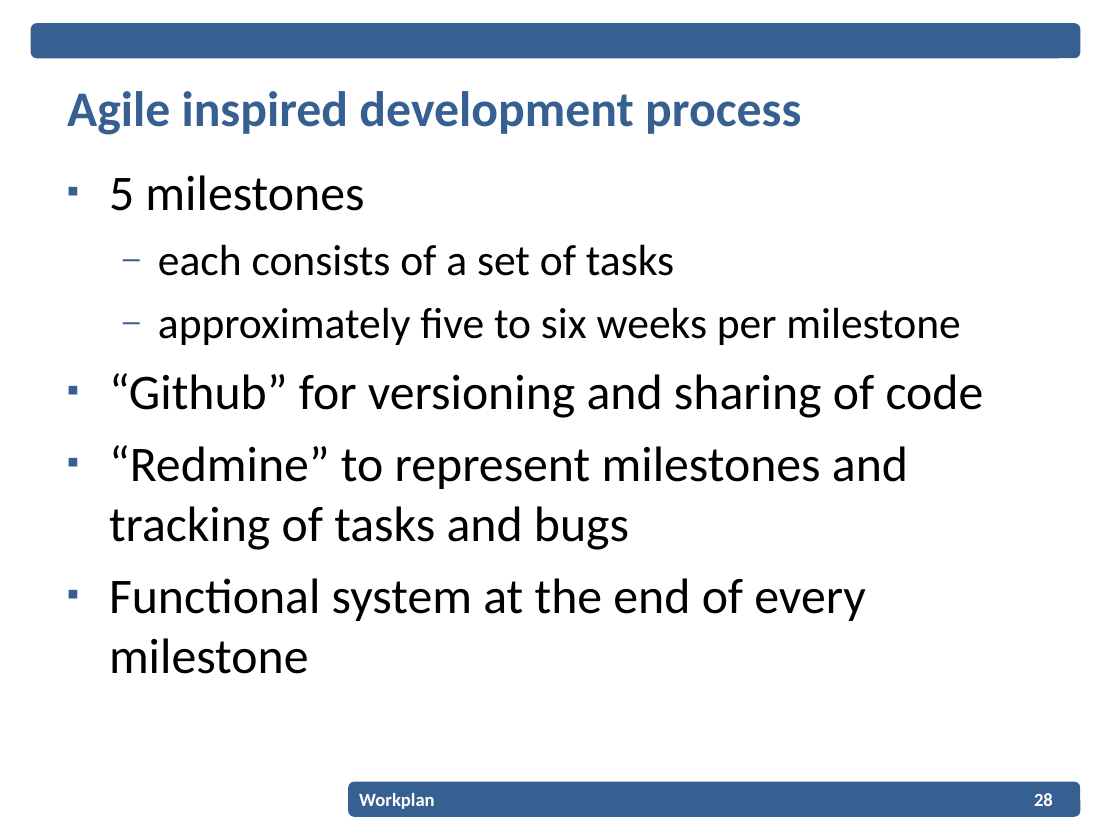
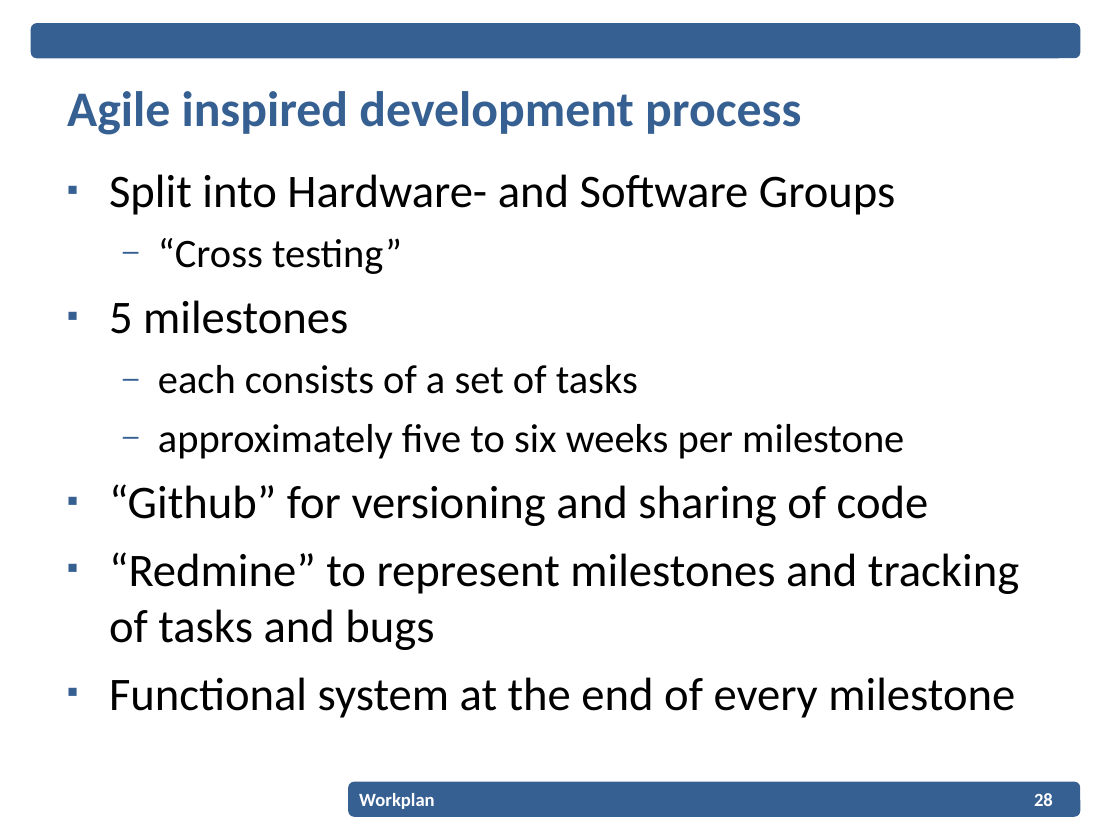
Before and after one commit to EPiCS/soundgates, a slide deck: slide 28 of documents/projectplan-presentation/Projectplan_Presentation.ppt. Drawn at 1120x840 pixels with LibreOffice and Linux fonts; fonts in the diff are those of the drawing; background and template pictures are left out. Boxes give left, top, right and bottom in pixels: in the first picture for what was removed or moved away, otherwise in the second. Text is boxed around its words. In the diff, an @@ line names an element or a change of style, - is before the commit and + after.

```diff
--- a/documents/projectplan-presentation/Projectplan_Presentation.ppt
+++ b/documents/projectplan-presentation/Projectplan_Presentation.ppt
@@ text at [109,174,896,274]: paragraphs added @@
+▪ Split into Hardware- and Software Groups
+  – “Cross testing”
@@ text at [109,300,1019,718]: size 32 to 30 pt in "5 milestones", "“Github” for versioning and sharing of code", "“Redmine” to represent milestones and tracking of ...", "Functional system at the end of every ..."; size 28 to 26 pt in "each consists of a set of tasks", "approximately five to six weeks per milestone" @@
```
Also in this commit, not shown: 6 other slides changed, 3 slides added, 1 other file.
